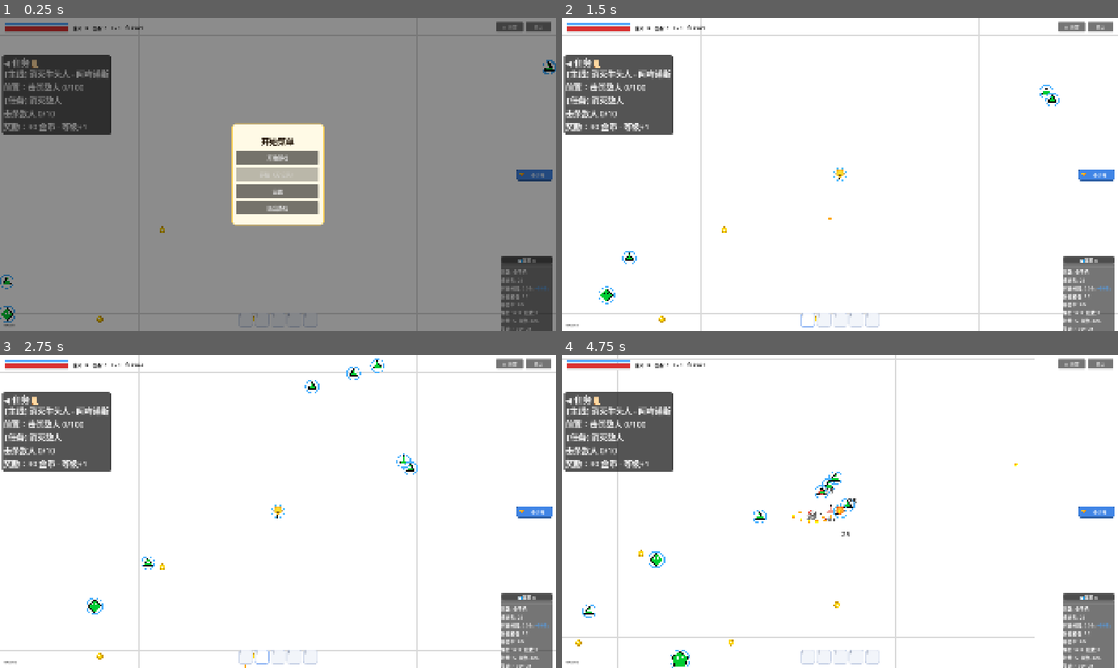
Above: before the commit, frames 1-4 (two rows, left to right).
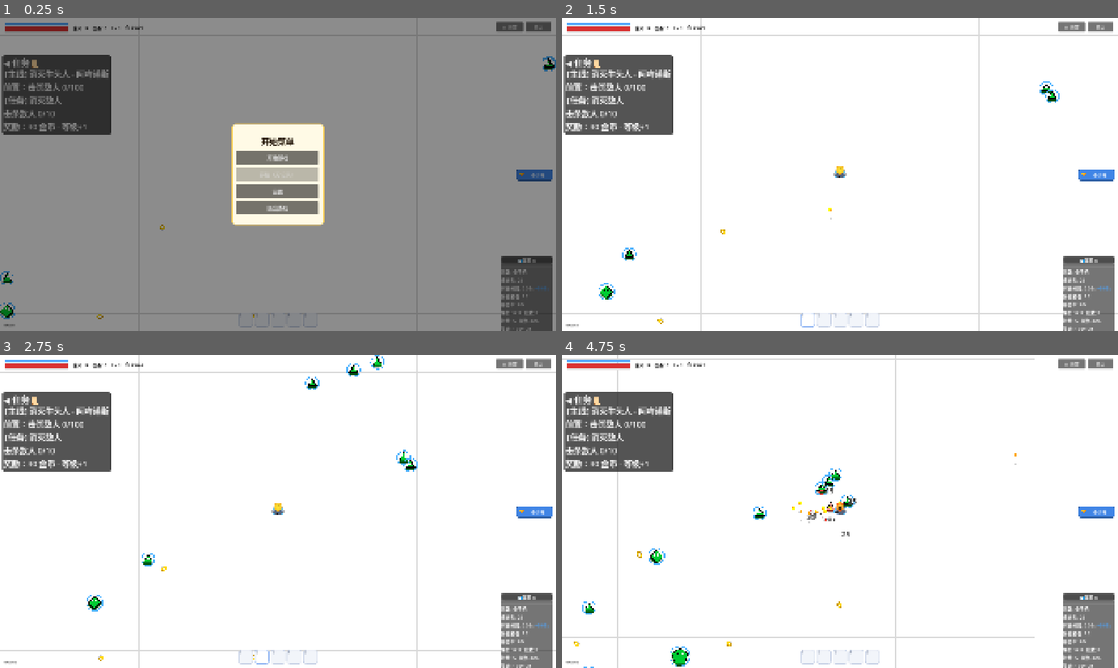
Above: after the commit, the same moments.

Repository: Dake-png/demo-1106
Game: Godot game, scene res://scenes/main.tscn
Two runs of this game, one before a commit and one after it. Both use one fixed random seed, a clock stepped at 60 frames per second and the inputs below.
Inputs (mouse positions are in pixels of both pictures, inside the frame that each line leads up to):
- Up to frame 1 (0.25 s): no input
- Up to frame 2 (1.5 s): click "开始游戏" at 0.5 s; click "1" at 1.25 s
- Up to frame 3 (2.75 s): click "2" at 2 s
- Up to frame 4 (4.75 s): click "3" at 2.75 s; tap Enter at 3.5 s; move the mouse to (962, 495) at 3.52 s; hold D (move_right) 3.53-4.25 s; tap Space (dash) at 3.6 s; click (962, 495) at 3.67 s; drag from (728, 527) to (584, 649) at 4.27 s

The runs differ from the first frame. In frame 1, 0.3% of the frame differs, in the area x 0-100%, y 12-98%; in frame 2, 0.4%; in frame 3, 0.7%; in frame 4, 0.9%, in the area x 2-82%, y 31-100%.

Commit message:
feat(2.5d-B): 全实体贴地阴影+本体抬升+侧壁厚度（轻微渐变）

Diff:
--- a/scripts/boss.gd
+++ b/scripts/boss.gd
@@ -247,30 +247,44 @@
 
 
 func _draw() -> void:
+	# 贴地阴影：Boss 更大更淡
+	WorldView.draw_shadow(self, radius * 1.15, 0.2)
+
+	# 护盾环：贴地椭圆（2.5D 下铺在地面，不悬空）
 	if shield > 0.0 and max_shield > 0.0:
-		draw_arc(Vector2.ZERO, radius + 7.0, 0.0, TAU * (shield / max_shield), 32,
-			Color(0.3, 0.7, 1.0), 4.0)
-
-	draw_set_transform(Vector2.ZERO, 0.0, Vector2.ONE * (radius / 40.0))
+		draw_set_transform(Vector2.ZERO, 0.0, Vector2(1.0, WorldView.SHADOW_FLAT))
+		draw_arc(Vector2.ZERO, radius + 9.0, 0.0, TAU * (shield / max_shield), 40,
+			Color(0.3, 0.7, 1.0), 5.0)
+		draw_set_transform(Vector2.ZERO, 0.0, Vector2.ONE)
+
+	# 冰冻：地面霜圈
+	if effects and effects.is_frozen():
+		draw_set_transform(Vector2.ZERO, 0.0, Vector2(1.0, WorldView.SHADOW_FLAT))
+		draw_circle(Vector2.ZERO, radius + 4.0, Color(0.62, 0.88, 1.0, 0.28))
+		draw_set_transform(Vector2.ZERO, 0.0, Vector2.ONE)
+
+	# 本体抬升：底部厚度 + 外观（按 radius / 40 缩放）
+	WorldView.body_begin_scaled(self, WorldView.LIFT_TALL, radius / 40.0)
+	draw_circle(Vector2(0.0, 8.0), 40.0, Color(0.0, 0.0, 0.0, 0.22))
 	if visual == "minotaur":
 		_draw_minotaur()
 	else:
 		_draw_demon()
-	draw_set_transform(Vector2.ZERO, 0.0, Vector2.ONE)
 
 	# 受击闪白：短促白色覆盖，强化打击反馈
 	if _hit_flash > 0.0:
-		draw_circle(Vector2.ZERO, radius, Color(1.0, 1.0, 1.0, minf(0.7, _hit_flash * 8.0)))
+		draw_circle(Vector2.ZERO, 40.0, Color(1.0, 1.0, 1.0, minf(0.7, _hit_flash * 8.0)))
 
 	# 冰冻 debuff 满层：冰层覆盖 + 冰冻图标
 	if effects and effects.is_frozen():
-		draw_circle(Vector2.ZERO, radius + 2.0, Color(0.6, 0.9, 1.0, 0.45))
-		draw_arc(Vector2.ZERO, radius + 7.0, 0.0, TAU, 40, Color(0.85, 0.97, 1.0, 0.9), 3.0)
+		draw_circle(Vector2.ZERO, 42.0, Color(0.6, 0.9, 1.0, 0.45))
+		draw_arc(Vector2.ZERO, 47.0, 0.0, TAU, 40, Color(0.85, 0.97, 1.0, 0.9), 3.0)
 		for i in range(6):
 			var a := TAU * float(i) / 6.0
-			var p1 := Vector2(cos(a), sin(a)) * radius * 0.15
-			var p2 := Vector2(cos(a), sin(a)) * radius * 0.6
+			var p1 := Vector2(cos(a), sin(a)) * 6.0
+			var p2 := Vector2(cos(a), sin(a)) * 24.0
 			draw_line(p1, p2, Color(0.9, 0.98, 1.0, 0.95), 3.0)
+	WorldView.body_end(self)
 
 
 func _draw_demon() -> void:
@@ -283,6 +297,8 @@
 	# 圆滚滚的身体
 	draw_circle(Vector2.ZERO, 40.0, Color(0.86, 0.26, 0.22))
 	draw_arc(Vector2.ZERO, 40.0, 0.0, TAU, 32, Color(0.45, 0.08, 0.1), 3.0)
+	# 顶部亮边：轻微渐变，让球体看起来有受光面
+	draw_arc(Vector2(0.0, 2.0), 40.0, PI + 0.55, TAU - 0.55, 24, Color(0.96, 0.46, 0.42), 4.0)
 
 	# 大眼睛
 	draw_circle(Vector2(-14.0, -6.0), 11.0, Color.WHITE)
@@ -318,6 +334,7 @@
 	# 身体
 	draw_circle(Vector2.ZERO, 40.0, body)
 	draw_arc(Vector2.ZERO, 40.0, 0.0, TAU, 32, outline, 3.0)
+	draw_arc(Vector2(0.0, 2.0), 40.0, PI + 0.55, TAU - 0.55, 24, Color(0.56, 0.38, 0.24), 4.0)
 
 	# 口鼻
 	draw_circle(Vector2(0.0, 18.0), 19.0, Color(0.58, 0.4, 0.26))
--- a/scripts/boss_orb.gd
+++ b/scripts/boss_orb.gd
@@ -23,9 +23,13 @@
 
 func _draw() -> void:
 	var pulse := 8.0 + sin(_t * 10.0) * 1.5
+	# 悬浮感：淡阴影贴地 + 本体抬高
+	WorldView.draw_shadow(self, pulse * 0.5, 0.16)
+	WorldView.body_begin(self, WorldView.LIFT_BULLET)
 	draw_circle(Vector2.ZERO, pulse, Color(0.65, 0.2, 0.9, 0.9))
 	draw_circle(Vector2.ZERO, 3.5, Color(1.0, 0.9, 0.3))
 	draw_arc(Vector2.ZERO, pulse, 0.0, TAU, 16, Color(0.95, 0.85, 1.0), 1.5)
+	WorldView.body_end(self)
 
 
 func _on_body_entered(body: Node) -> void:
--- a/scripts/bullet.gd
+++ b/scripts/bullet.gd
@@ -56,6 +56,10 @@
 	elif crit_stacks == 1:
 		c = Color(1.0, 0.45, 0.1)
 	var r := bullet_size + float(mini(crit_stacks, 3)) * 0.8
+
+	# 悬浮感：脚下一个很小的淡阴影 + 本体抬高
+	WorldView.draw_shadow(self, r * 0.55, 0.18)
+	WorldView.body_begin(self, WorldView.LIFT_BULLET)
 	if bullet_shape == "hex":
 		var pts := PackedVector2Array()
 		for i in range(6):
@@ -66,3 +70,4 @@
 	else:
 		draw_circle(Vector2.ZERO, r, c)
 		draw_arc(Vector2.ZERO, r, 0.0, TAU, 16, Color.YELLOW, 1.5)
+	WorldView.body_end(self)
--- a/scripts/coin.gd
+++ b/scripts/coin.gd
@@ -25,9 +25,13 @@
 
 
 func _draw() -> void:
+	# 小物件立体化：淡阴影 + 抬升 + 压扁的币面（旋转时像倾倒的硬币）
+	WorldView.draw_shadow(self, 4.5, 0.2)
+	draw_set_transform(Vector2(0.0, -WorldView.LIFT_DROP), 0.0, Vector2(1.0, 0.72))
 	draw_circle(Vector2.ZERO, 8.0, Color.GOLD)
 	draw_arc(Vector2.ZERO, 8.0, 0.0, TAU, 20, Color(0.8, 0.6, 0.0), 1.5)
 	draw_circle(Vector2.ZERO, 3.0, Color.WHITE)
+	draw_set_transform(Vector2.ZERO, 0.0, Vector2.ONE)
 
 
 func _on_body_entered(body: Node) -> void:
--- a/scripts/enemy.gd
+++ b/scripts/enemy.gd
@@ -263,8 +263,17 @@
 	for i in range(sides):
 		var a := i * TAU / sides - PI / 2.0
 		poly.append(Vector2(cos(a), sin(a)) * radius)
-	draw_colored_polygon(poly, body_color)
-	draw_polyline(poly + PackedVector2Array([poly[0]]), Color.BLACK, 2.0)
+
+	# 贴地椭圆阴影 + 冰冻时的地面霜圈（画在脚点，不参与抬升）
+	WorldView.draw_shadow(self, radius * 0.95, 0.26)
+	if effects and effects.is_frozen():
+		draw_set_transform(Vector2.ZERO, 0.0, Vector2(1.0, WorldView.SHADOW_FLAT))
+		draw_circle(Vector2.ZERO, radius + 5.0, Color(0.62, 0.88, 1.0, 0.32))
+		draw_set_transform(Vector2.ZERO, 0.0, Vector2.ONE)
+
+	# 本体抬升：侧壁厚度 + 顶面
+	WorldView.body_begin(self, WorldView.LIFT_DEFAULT)
+	WorldView.draw_prism(self, poly, body_color, 7.0, Color.BLACK, 2.0)
 
 	# 受击闪白：短促白色覆盖，强化打击反馈
 	if _hit_flash > 0.0:
@@ -298,6 +307,7 @@
 	draw_circle(Vector2( eye_dx, eye_y), 3.0, Color.WHITE)
 	draw_circle(Vector2(-eye_dx, eye_y), 1.5, Color.BLACK)
 	draw_circle(Vector2( eye_dx, eye_y), 1.5, Color.BLACK)
+	WorldView.body_end(self)
 
 
 func take_damage(amount: int, crit := false) -> void:
--- a/scripts/exp_orb.gd
+++ b/scripts/exp_orb.gd
@@ -28,9 +28,12 @@
 
 
 func _draw() -> void:
+	WorldView.draw_shadow(self, 4.5, 0.2)
+	WorldView.body_begin(self, WorldView.LIFT_DROP)
 	draw_circle(Vector2.ZERO, 8.0, Color(0.15, 0.75, 1.0))
 	draw_circle(Vector2.ZERO, 3.5, Color.WHITE)
 	draw_arc(Vector2.ZERO, 8.0, 0.0, TAU, 16, Color(0.05, 0.4, 0.8), 1.5)
+	WorldView.body_end(self)
 
 
 func _on_body_entered(body: Node) -> void:
--- a/scripts/item.gd
+++ b/scripts/item.gd
@@ -23,7 +23,7 @@
 	_icon_label.text = ITEM_DATA.icon_of(item_id)
 	_icon_label.horizontal_alignment = HORIZONTAL_ALIGNMENT_CENTER
 	_icon_label.vertical_alignment = VERTICAL_ALIGNMENT_CENTER
-	_icon_label.position = Vector2(-14, -18)
+	_icon_label.position = Vector2(-14, -26)   # 2.5D：图标随本体抬升
 	_icon_label.size = Vector2(28, 32)
 	_icon_label.mouse_filter = Control.MOUSE_FILTER_IGNORE
 	add_child(_icon_label)
@@ -46,8 +46,11 @@
 func _draw() -> void:
 	var c: Color = ITEM_DATA.color_of(item_id)
 	c.a = 0.95
+	WorldView.draw_shadow(self, 7.0, 0.22)
+	WorldView.body_begin(self, WorldView.LIFT_DROP + 1.0)
 	draw_circle(Vector2.ZERO, 14.0, c)
 	draw_arc(Vector2.ZERO, 14.0, 0.0, TAU, 24, Color.WHITE, 2.0)
+	WorldView.body_end(self)
 
 
 func _on_body_entered(body: Node) -> void:
--- a/scripts/player.gd
+++ b/scripts/player.gd
@@ -273,7 +273,7 @@
 	emoji_label.horizontal_alignment = HORIZONTAL_ALIGNMENT_CENTER
 	emoji_label.vertical_alignment = VERTICAL_ALIGNMENT_CENTER
 	emoji_label.size = Vector2(32, 32)
-	emoji_label.position = Vector2(-16, -18)
+	emoji_label.position = Vector2(-16, -28)   # 2.5D：表情本体抬升，站在脚下底座上
 	emoji_label.mouse_filter = Control.MOUSE_FILTER_IGNORE
 	add_child(emoji_label)
 
@@ -427,7 +427,15 @@
 
 
 func _draw() -> void:
-	# 身体由 emoji Label 显示，这里只画瞄准指示、护盾与磁吸光环
+	# 身体由 emoji Label 显示（已抬升），这里画贴地阴影、脚下底座与地面光环
+	WorldView.draw_shadow(self, 20.0, 0.28)
+
+	# 脚下底座：压扁的深色圆盘，表情站在上面才有落地感
+	draw_set_transform(Vector2.ZERO, 0.0, Vector2(1.0, 0.5))
+	draw_circle(Vector2(0.0, 3.0), 15.0, Color(0.30, 0.36, 0.46, 0.9))
+	draw_arc(Vector2(0.0, 3.0), 15.0, 0.0, TAU, 24, Color(0.58, 0.68, 0.82, 0.95), 2.0)
+
+	# 护盾 / 磁吸 / 无敌：贴地扁环（2.5D 下光环铺在地面上）
 	if shield > 0.0:
 		draw_arc(Vector2.ZERO, 19.0, 0.0, TAU * (shield / shield_max()), 24, Color(0.35, 0.75, 1.0), 2.5)
 	if magnet_time > 0.0:
@@ -435,9 +443,12 @@
 		draw_arc(Vector2.ZERO, pulse, 0.0, TAU, 32, Color(0.75, 0.35, 1.0, 0.85), 2.0)
 	if invuln_timer > 0.0:
 		draw_arc(Vector2.ZERO, 22.0, 0.0, TAU, 32, Color.YELLOW, 2.0)
+
+	# 瞄准指示：贴地扇形，方向仍跟随鼠标
 	var aim_dir := (get_global_mouse_position() - global_position).normalized()
 	var tri := PackedVector2Array([aim_dir * 20.0, aim_dir.rotated(0.45) * 10.0, aim_dir.rotated(-0.45) * 10.0])
 	draw_colored_polygon(tri, Color(0.1, 0.1, 0.1))
+	draw_set_transform(Vector2.ZERO, 0.0, Vector2.ONE)
 
 
 # --- 经验相关 ---
--- /dev/null
+++ b/scripts/world_view.gd
@@ -0,0 +1,62 @@
+class_name WorldView
+
+## 2.5D 绘制工具：贴地椭圆阴影 + 本体抬升 + 侧壁厚度
+## 约定：节点 position 永远是「脚点」，本体在 _draw 里抬升绘制，排序仍按脚点 Y
+
+
+const SHADOW_FLAT := 0.42      # 阴影椭圆纵向压扁比例
+const LIFT_DEFAULT := 10.0     # 玩家 / 敌人本体抬升
+const LIFT_TALL := 18.0        # Boss
+const LIFT_BULLET := 26.0      # 子弹 / 弹幕悬浮高度
+const LIFT_DROP := 7.0         # 金币 / 经验球 / 道具
+
+
+## 贴地椭圆阴影：绘制在脚点，自动抵消节点自身旋转（金币旋转时阴影不跟着转）
+static func draw_shadow(c: CanvasItem, radius: float, alpha := 0.26) -> void:
+	c.draw_set_transform(Vector2.ZERO, -c.rotation, Vector2(1.0, SHADOW_FLAT))
+	c.draw_circle(Vector2.ZERO, radius, Color(0.0, 0.0, 0.0, alpha))
+	c.draw_set_transform(Vector2.ZERO, 0.0, Vector2.ONE)
+
+
+## 进入「本体绘制」：后续绘制整体上移 lift 像素
+static func body_begin(c: CanvasItem, lift := LIFT_DEFAULT) -> void:
+	c.draw_set_transform(Vector2(0.0, -lift))
+
+
+## 进入「本体绘制」并整体缩放（Boss 外观按 radius / 40 缩放）
+static func body_begin_scaled(c: CanvasItem, lift: float, s: float) -> void:
+	c.draw_set_transform(Vector2(0.0, -lift), 0.0, Vector2.ONE * s)
+
+
+## 退出本体绘制，恢复默认变换（必须与 body_begin 成对调用）
+static func body_end(c: CanvasItem) -> void:
+	c.draw_set_transform(Vector2.ZERO, 0.0, Vector2.ONE)
+
+
+## 多边形棱柱：侧壁分上下两段明暗（轻微渐变）+ 顶面 + 描边
+static func draw_prism(c: CanvasItem, poly: PackedVector2Array, color: Color,
+		depth := 7.0, edge := Color.BLACK, edge_width := 2.0) -> void:
+	var n := poly.size()
+	if n < 3:
+		return
+	var mid := depth * 0.5
+	var side_top := color.darkened(0.38)
+	var side_low := color.darkened(0.62)
+	for i in range(n):
+		var a := poly[i]
+		var b := poly[(i + 1) % n]
+		var m_a := a + Vector2(0.0, mid)
+		var m_b := b + Vector2(0.0, mid)
+		c.draw_colored_polygon(PackedVector2Array([a, b, m_b, m_a]), side_top)
+		c.draw_colored_polygon(PackedVector2Array([
+			m_a, m_b, b + Vector2(0.0, depth), a + Vector2(0.0, depth)]), side_low)
+	c.draw_colored_polygon(poly, color)
+	if edge_width > 0.0:
+		c.draw_polyline(poly + PackedVector2Array([poly[0]]), edge, edge_width)
+
+
+## 圆形棱柱：底缘一圈深色侧壁 + 顶部亮边（Boss / 玩家底座用）
+static func draw_disc(c: CanvasItem, radius: float, color: Color, depth := 8.0) -> void:
+	c.draw_circle(Vector2(0.0, depth), radius, color.darkened(0.55))
+	c.draw_circle(Vector2.ZERO, radius, color)
+	c.draw_arc(Vector2(0.0, 1.0), radius, PI + 0.45, TAU - 0.45, 28, color.lightened(0.18), 4.0)
